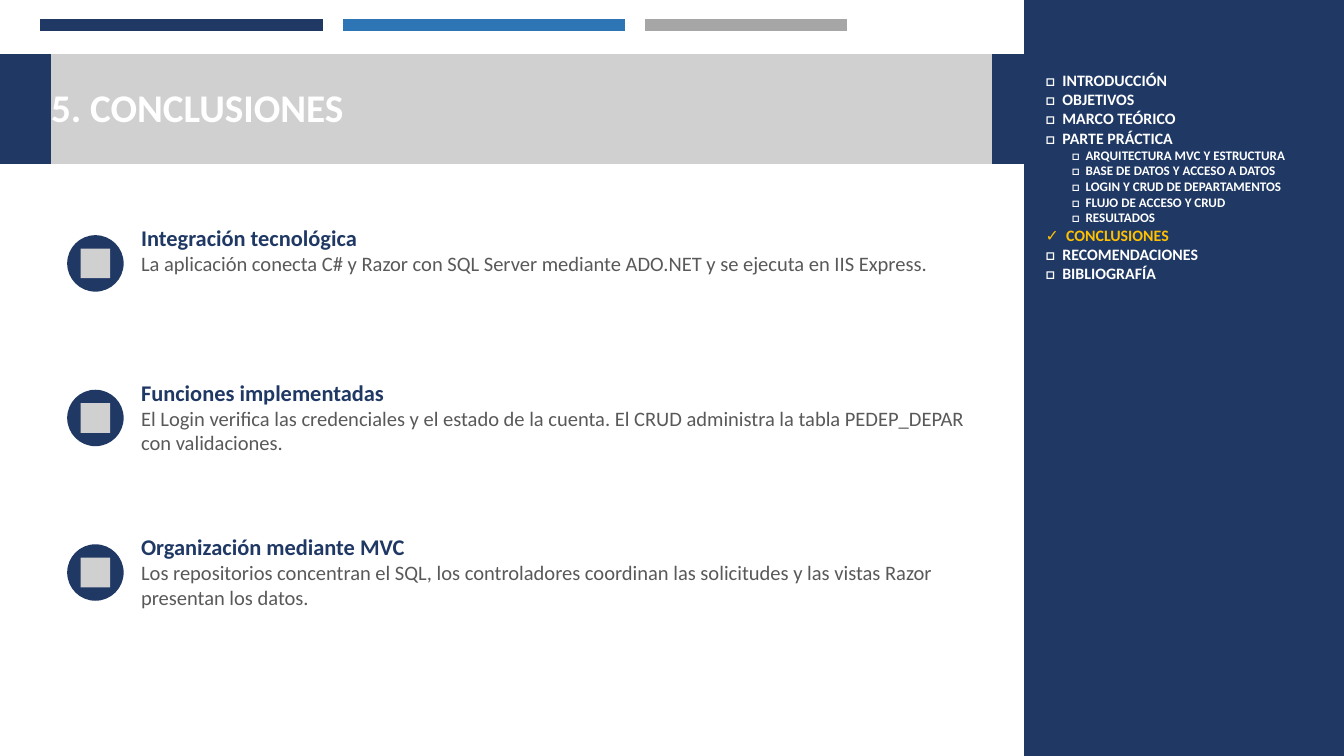
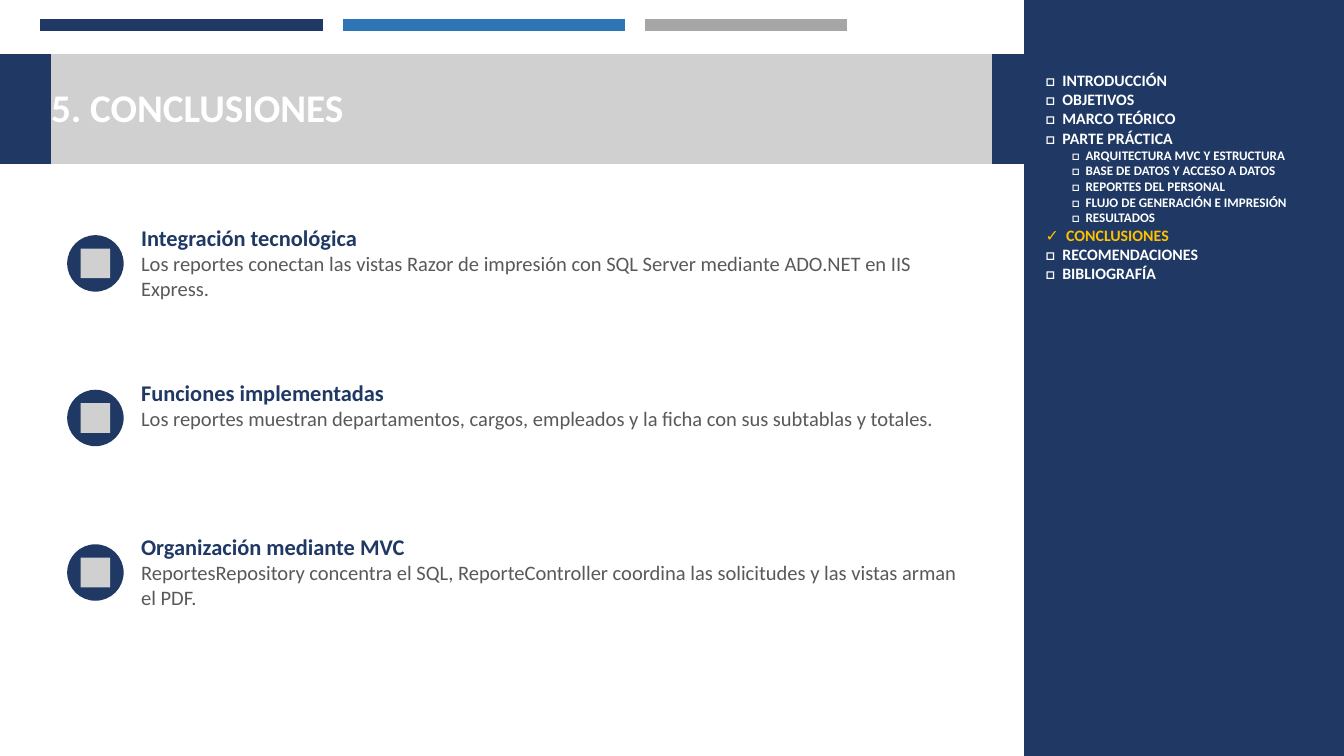
Before and after one commit to Josue-Chango/SIDH_GR02, a slide deck: slide 8 of DOTNET/REPORTES/02. DOCUMENTACION/REPORTES_DOTNET_SQL_GR02.pptx. Drawn at 1344x756 pixels with LibreOffice and Linux fonts; fonts in the diff are those of the drawing; grey boxes stand for pictures. Boxes give left, top, right and bottom in pixels: in the first picture for what was removed or moved away, otherwise in the second. Text is boxed around its words. In the diff, an @@ line names an element or a change of style, - is before the commit and + after.

Commit message:
presentacion reportes

```diff
--- a/DOTNET/REPORTES/02. DOCUMENTACION/REPORTES_DOTNET_SQL_GR02.pptx
+++ b/DOTNET/REPORTES/02. DOCUMENTACION/REPORTES_DOTNET_SQL_GR02.pptx
@@ text at (1086,182,1287,207): text changed @@
-□ LOGIN Y CRUD DE DEPARTAMENTOS
-□ FLUJO DE ACCESO Y CRUD
+□ REPORTES DEL PERSONAL
+□ FLUJO DE GENERACIÓN E IMPRESIÓN
@@ text at (141,256,911,300): text changed @@
-La aplicación conecta C# y Razor con SQL Server mediante ADO.NET y se ejecuta en IIS Express.
+Los reportes conectan las vistas Razor de impresión con SQL Server mediante ADO.NET en IIS Express.
@@ text at (141,411,933,430): text changed @@
-El Login verifica las credenciales y el estado de la cuenta. El CRUD administra la tabla PEDEP_DEPAR con validaciones.
+Los reportes muestran departamentos, cargos, empleados y la ficha con sus subtablas y totales.
@@ text at (141,565,956,605): text changed @@
-Los repositorios concentran el SQL, los controladores coordinan las solicitudes y las vistas Razor presentan los datos.
+ReportesRepository concentra el SQL, ReporteController coordina las solicitudes y las vistas arman el PDF.
```
Also in this commit, not shown: 9 other slides changed.
